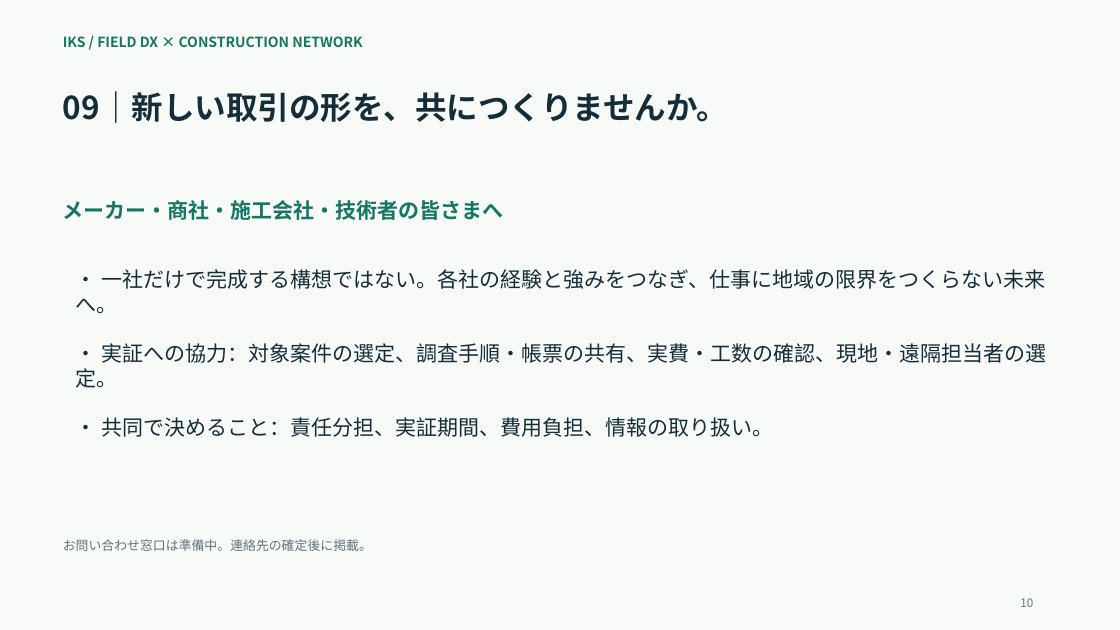
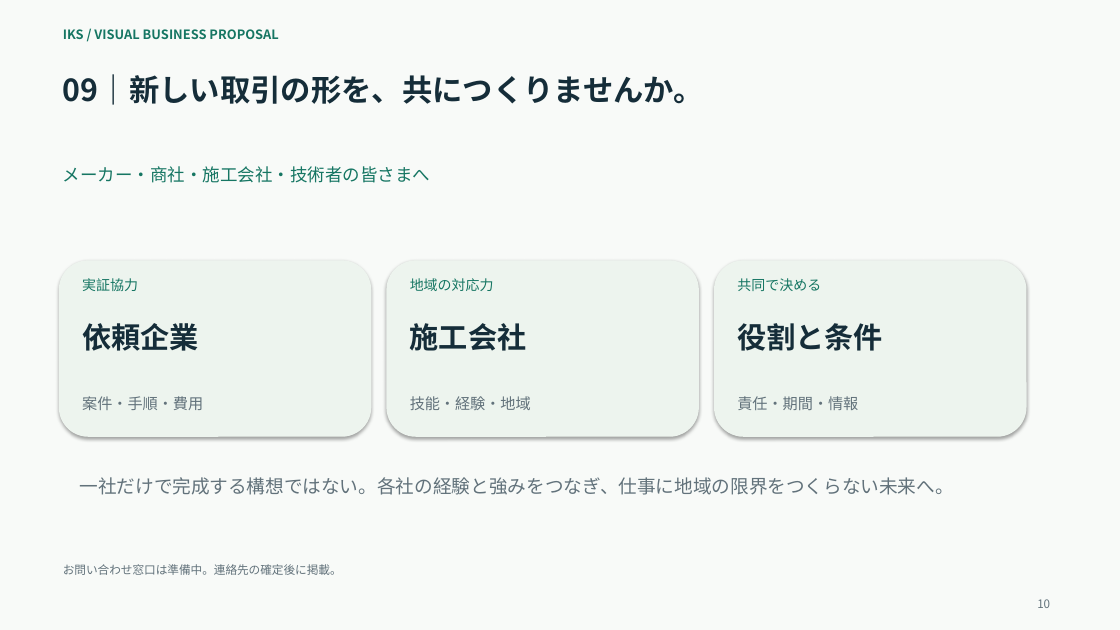
Before and after one commit to kametyosu/IKS-HP, a slide deck: slide 10 of proposal.pptx. Drawn at 1120x630 pixels with LibreOffice and Linux fonts; fonts in the diff are those of the drawing. Boxes give left, top, right and bottom in pixels: in the first picture for what was removed or moved away, otherwise in the second. Text is boxed around its words. In the diff, an @@ line names an element or a change of style, - is before the commit and + after.

```diff
--- a/proposal.pptx
+++ b/proposal.pptx
@@ text at [63,29,278,39]: text changed; size 12 to 11 pt @@
-IKS / FIELD DX × CONSTRUCTION NETWORK
+IKS / VISUAL BUSINESS PROPOSAL
@@ text "09｜新しい取引の形を、共につくりませんか。": place and size @@
-text "09｜新しい取引の形を、共につくりませんか。" at [63,91,729,123]
+text "09｜新しい取引の形を、共につくりませんか。" at [63,74,704,105]
@@ text "09｜新しい取引の形を、共につくりませんか。" at [63,74,704,105]: size 27 to 26 pt @@
@@ text "メーカー・商社・施工会社・技術者の皆さまへ": place and size @@
-text "メーカー・商社・施工会社・技術者の皆さまへ" at [63,200,504,220]
+text "メーカー・商社・施工会社・技術者の皆さまへ" at [63,166,430,183]
@@ text "メーカー・商社・施工会社・技術者の皆さまへ" at [63,166,430,183]: size 18 to 15 pt, bold off @@
@@ rounded rectangle added at [59,260,371,437], fill #EDF4EE @@
@@ rounded rectangle added at [386,260,699,437], fill #EDF4EE @@
@@ rounded rectangle added at [714,260,1027,437], fill #EDF4EE @@
@@ text at [82,278,138,291]: text changed; size 18 to 12 pt; text colour #152D39 to #167663 @@
-• 実証への協力：対象案件の選定、調査手順・帳票の共有、実費・工数の確認、現地・遠隔担当者の選定。
+実証協力
@@ text added at [410,278,494,291], 12 pt, text #167663 @@
+地域の対応力
@@ text added at [737,278,821,291], 12 pt, text #167663 @@
+共同で決める
@@ text added at [82,323,199,351], 25 pt, text #152D39, bold @@
+依頼企業
@@ text added at [410,323,527,351], 25 pt, text #152D39, bold @@
+施工会社
@@ text added at [737,323,883,351], 25 pt, text #152D39, bold @@
+役割と条件
@@ text added at [82,396,203,410], 13 pt, text #62727B @@
+案件・手順・費用
@@ text removed at [101,417,773,437] @@
-• 共同で決めること：責任分担、実証期間、費用負担、情報の取り扱い。
@@ text added at [410,396,531,410], 13 pt, text #62727B @@
+技能・経験・地域
@@ text added at [737,396,858,410], 13 pt, text #62727B @@
+責任・期間・情報
@@ text at [80,477,954,495]: text changed; size 18 to 16 pt; text colour #152D39 to #62727B @@
-• 一社だけで完成する構想ではない。各社の経験と強みをつなぎ、仕事に地域の限界をつくらない未来へ。
+一社だけで完成する構想ではない。各社の経験と強みをつなぎ、仕事に地域の限界をつくらない未来へ。
@@ text "お問い合わせ窓口は準備中。連絡先の確定後に掲載。": place and size @@
-text "お問い合わせ窓口は準備中。連絡先の確定後に掲載。" at [63,539,372,551]
+text "お問い合わせ窓口は準備中。連絡先の確定後に掲載。" at [63,564,342,575]
@@ text "お問い合わせ窓口は準備中。連絡先の確定後に掲載。" at [63,564,342,575]: size 11 to 10 pt @@
@@ text "10": place and size @@
-text "10" at [1020,598,1033,607]
+text "10" at [1037,599,1050,608]
```
Also in this commit, not shown: 8 other slides changed, 1 slide added, 1 slide removed, 4 other files.
